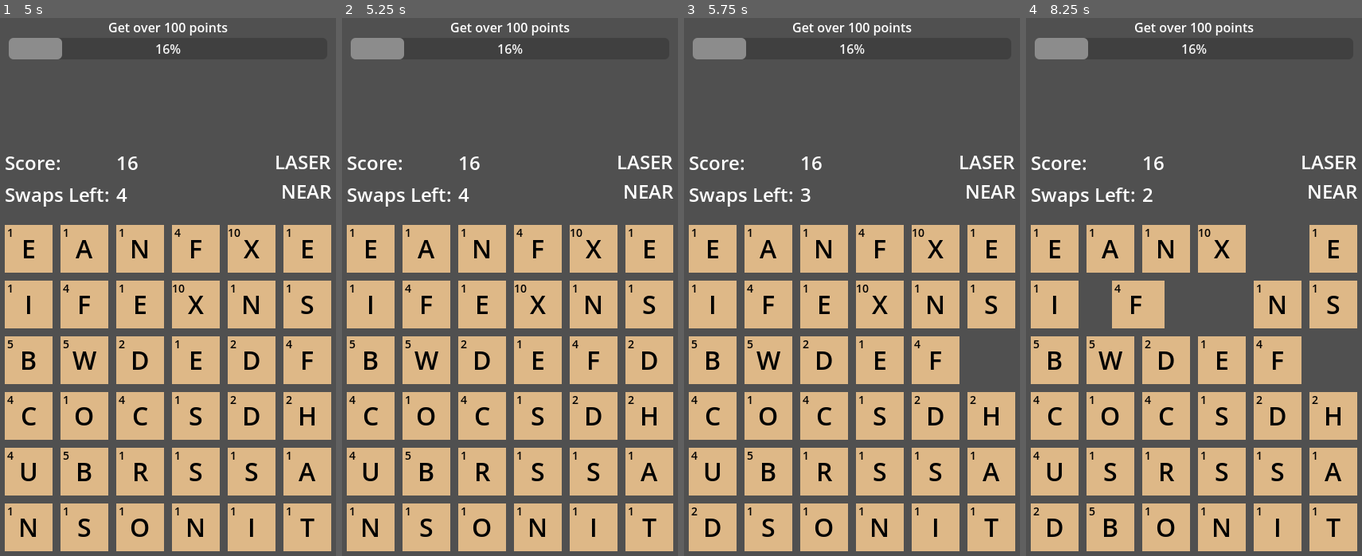
Above: before the commit, frames 1-4 (left to right).
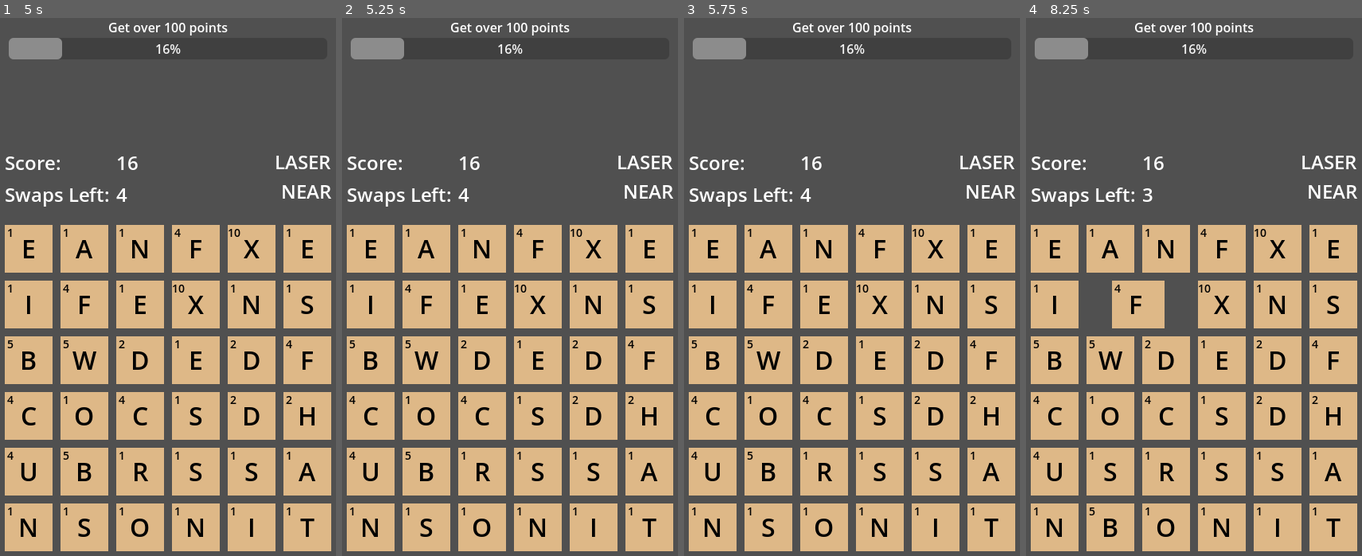
Above: after the commit, the same moments.

Repository: shymmetry/word_game
Game: Godot game, scene res://scenes/menu/menu.tscn
The game is run twice, just before and just after one commit, with the same random seed, the same clock (stepped at 60 frames per second) and the same inputs.
Inputs (mouse positions are in pixels of both pictures, inside the frame that each line leads up to):
- Up to frame 1 (5 s): click "Start" at 0.5 s; move the mouse to (252, 265) at 1.27 s; click (252, 265) at 1.42 s; tap Enter at 2, 3.5 s; drag from (90, 319) to (168, 389) at 2.02 s; tap Space at 2.75, 4.25 s; move the mouse to (204, 168) at 2.77 s; click (204, 168) at 2.92 s; drag from (147, 405) to (53, 206) at 3.52 s; move the mouse to (282, 378) at 4.27 s; click (282, 378) at 4.42 s
- Up to frame 2 (5.25 s): tap Enter at 5 s; drag from (395, 206) to (510, 389) at 5.02 s
- Up to frame 3 (5.75 s): no input
- Up to frame 4 (8.25 s): move the mouse to (1214, 292) at 5.77 s; click (1214, 292) at 5.92 s; tap Space at 6.5 s; drag from (1136, 147) to (1116, 319) at 6.52 s; move the mouse to (1278, 265) at 7.27 s; click (1278, 265) at 7.42 s; drag from (1116, 319) to (1194, 389) at 8.02 s

Frame 1 is identical in both runs. In frame 2, 0.2% of the frame differs, in the area x 68-94%, y 59-66%; in frame 3, 1.5%; in frame 4, 4.2%, in the area x 2-99%, y 31-97%.

Commit message:
fix letters from sticking

Diff:
--- a/project.godot
+++ b/project.godot
@@ -26,6 +26,14 @@
 window/size/viewport_height=720
 window/stretch/mode="canvas_items"
 
+[input]
+
+drag_word={
+"deadzone": 0.5,
+"events": [Object(InputEventMouseButton,"resource_local_to_scene":false,"resource_name":"","device":-1,"window_id":0,"alt_pressed":false,"shift_pressed":false,"ctrl_pressed":false,"meta_pressed":false,"button_mask":0,"position":Vector2(0, 0),"global_position":Vector2(0, 0),"factor":1.0,"button_index":1,"canceled":false,"pressed":false,"double_click":false,"script":null)
+]
+}
+
 [rendering]
 
 renderer/rendering_method="gl_compatibility"
--- a/scenes/game/TileGridContainer.gd
+++ b/scenes/game/TileGridContainer.gd
@@ -8,31 +8,31 @@
 var swap_direction = null
 
 # Handles all mouse input for the TileGrid
-
 func _unhandled_input(event):
 	# Handle mouse for putting down a tile
 	if event is InputEventMouseButton \
 			and event.button_index == MOUSE_BUTTON_LEFT \
 			and not event.pressed:
-		if !swap_tile: return
-		var xdif = get_local_mouse_position().x - lifted_point.x
-		var ydif = get_local_mouse_position().y - lifted_point.y
-		var max_dif = max(abs(xdif), abs(ydif))
-		var min_dist = (Globals.level_data.tile_size + Globals.level_data.padding) / 2
-		if max_dif > min_dist:
-			var lifted_col = lifted.col
-			var lifted_row = lifted.row
-			Globals.tiles[lifted_col][lifted_row] = swap_tile
-			Globals.tiles[swap_tile.col][swap_tile.row] = lifted
-			lifted.col = swap_tile.col; lifted.row = swap_tile.row
-			swap_tile.col = lifted_col; swap_tile.row = lifted_row
-			lifted.position = swap_position
-			swap_tile.position = lifted_position
-			$"../ScoreArea".count_swap()
-			Signals.emit_signal("FindAndRemoveWords")
-		else:
-			lifted.position = lifted_position
-			swap_tile.position = swap_position
+		# If there is a swap tile perform the swap. Else just clear.
+		if swap_tile:
+			var xdif = get_local_mouse_position().x - lifted_point.x
+			var ydif = get_local_mouse_position().y - lifted_point.y
+			var max_dif = max(abs(xdif), abs(ydif))
+			var min_dist = (Globals.level_data.tile_size + Globals.level_data.padding) / 2
+			if max_dif > min_dist:
+				var lifted_col = lifted.col
+				var lifted_row = lifted.row
+				Globals.tiles[lifted_col][lifted_row] = swap_tile
+				Globals.tiles[swap_tile.col][swap_tile.row] = lifted
+				lifted.col = swap_tile.col; lifted.row = swap_tile.row
+				swap_tile.col = lifted_col; swap_tile.row = lifted_row
+				lifted.position = swap_position
+				swap_tile.position = lifted_position
+				$"../ScoreArea".count_swap()
+				Signals.emit_signal("FindAndRemoveWords")
+			else:
+				lifted.position = lifted_position
+				swap_tile.position = swap_position
 		lifted = null; lifted_point = null; lifted_position = null
 		swap_tile = null; swap_position = null; swap_direction = null
 
